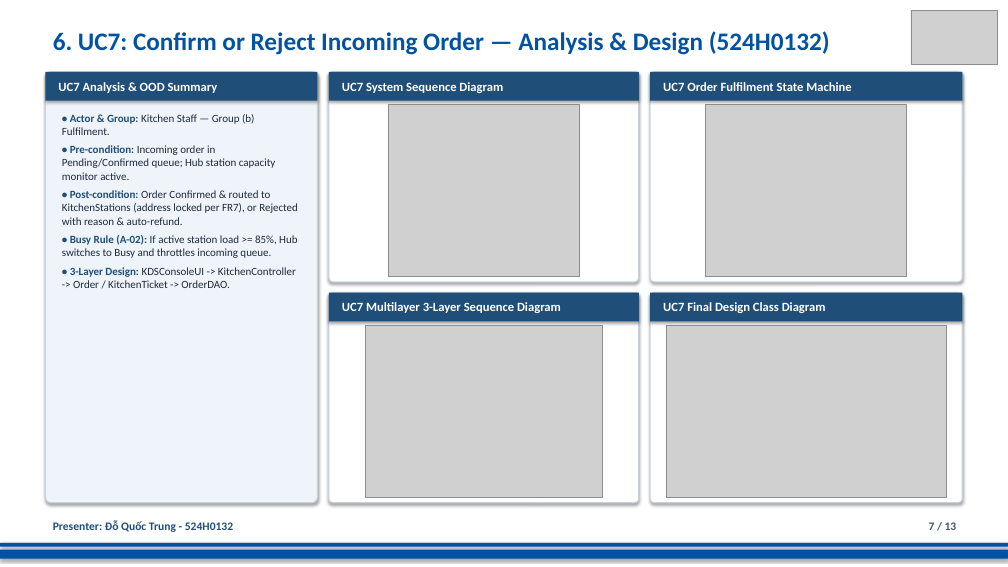
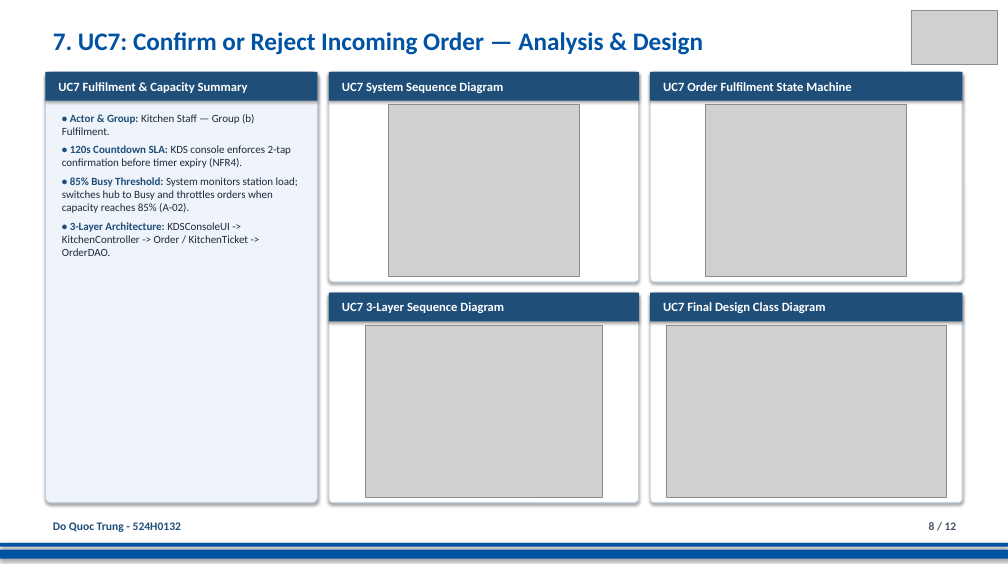
Before and after one commit to DoQuocTrung06/SaigonBite-RAD-TeamF10, a slide deck: slide 8 of Part_2/TeamF10_Presentation_for_SaigonBite.pptx (slide 7 before the commit). Drawn at 1008x567 pixels with LibreOffice and Linux fonts; fonts in the diff are those of the drawing; grey boxes stand for pictures. Boxes give left, top, right and bottom in pixels: in the first picture for what was removed or moved away, otherwise in the second. Text is boxed around its words. In the diff, an @@ line names an element or a change of style, - is before the commit and + after.

```diff
--- a/Part_2/TeamF10_Presentation_for_SaigonBite.pptx
+++ b/Part_2/TeamF10_Presentation_for_SaigonBite.pptx
@@ text at (53, 32, 703, 55): text changed @@
-6. UC7: Confirm or Reject Incoming Order — Analysis & Design (524H0132)
+7. UC7: Confirm or Reject Incoming Order — Analysis & Design
@@ text in rectangle at (58, 82, 248, 93): text changed @@
-UC7 Analysis & OOD Summary
+UC7 Fulfilment & Capacity Summary
@@ text at (62, 145, 298, 256): text changed @@
-• Pre-condition: Incoming order in Pending/Confirmed queue; Hub station capacity monitor active.
-• Post-condition: Order Confirmed & routed to KitchenStations (address locked per FR7), or Rejected with reason & auto-refund.
-• Busy Rule (A-02): If active station load >= 85%, Hub switches to Busy and throttles incoming queue.
-• 3-Layer Design: KDSConsoleUI -> KitchenController -> Order / KitchenTicket -> OrderDAO.
+• 120s Countdown SLA: KDS console enforces 2-tap confirmation before timer expiry (NFR4).
+• 85% Busy Threshold: System monitors station load; switches hub to Busy and throttles orders when capacity reaches 85% (A-02).
+• 3-Layer Architecture: KDSConsoleUI -> KitchenController -> Order / KitchenTicket -> OrderDAO.
@@ text in rectangle at (342, 302, 504, 313): text changed @@
-UC7 Multilayer 3-Layer Sequence Diagram
+UC7 3-Layer Sequence Diagram
@@ text at (53, 522, 181, 532): text changed @@
-Presenter: Đỗ Quốc Trung - 524H0132
+Do Quoc Trung - 524H0132
@@ text at (929, 522, 957, 530): text changed @@
-7 / 13
+8 / 12
```
Also in this commit, not shown: 11 other slides changed, 1 slide removed.
